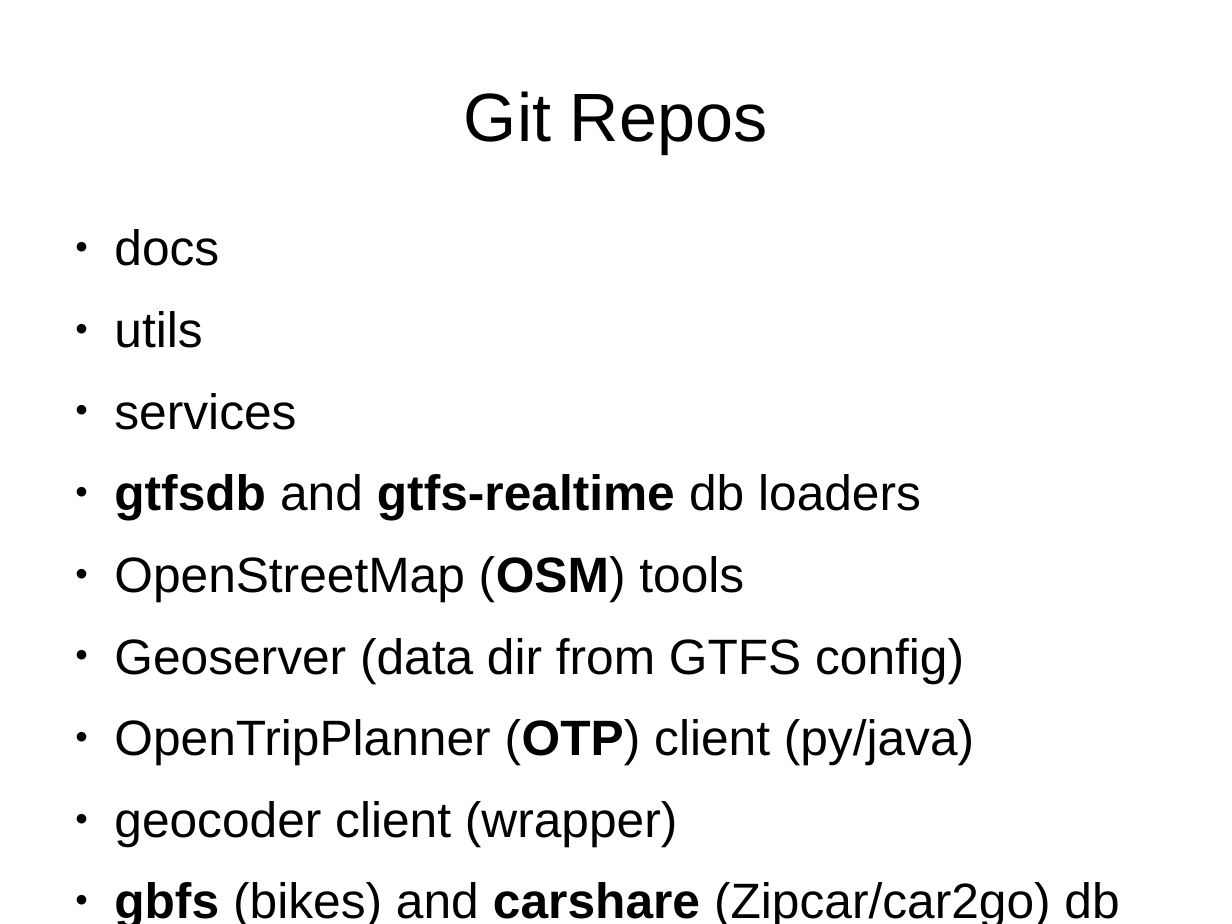
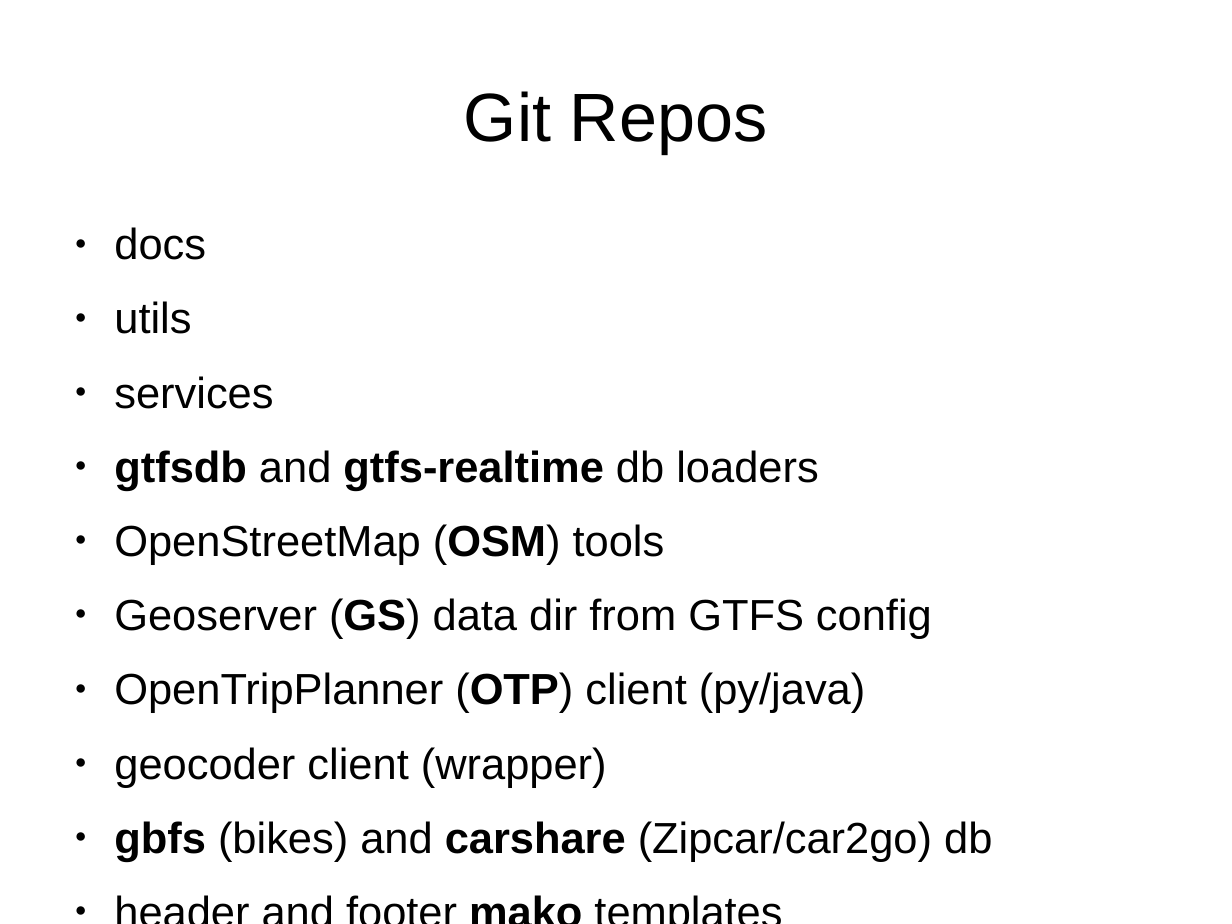
Before and after one commit to OpenTransitTools/docs, a slide deck: slide 4 of architecture/OTT_Architecture.odp. Drawn at 1232x924 pixels with LibreOffice and Linux fonts; fonts in the diff are those of the drawing. Boxes give left, top, right and bottom in pixels: in the first picture for what was removed or moved away, otherwise in the second. Text is boxed around its words. In the diff, an @@ line names an element or a change of style, - is before the commit and + after.

Commit message:
more arch docs

```diff
--- a/architecture/OTT_Architecture.odp
+++ b/architecture/OTT_Architecture.odp
@@ text at bbox=[114, 227, 992, 862]: paragraph added @@
+● header and footer mako templates
@@ text at bbox=[114, 227, 992, 862]: size 32 to 28 pt in "docs", "utils", "services", "gtfsdb and gtfs-realtime db loaders" and 4 more places @@
@@ text at bbox=[114, 598, 932, 639]: text changed; size 32 to 28 pt @@
-● Geoserver (data dir from GTFS config)
+● Geoserver (GS) data dir from GTFS config
```
